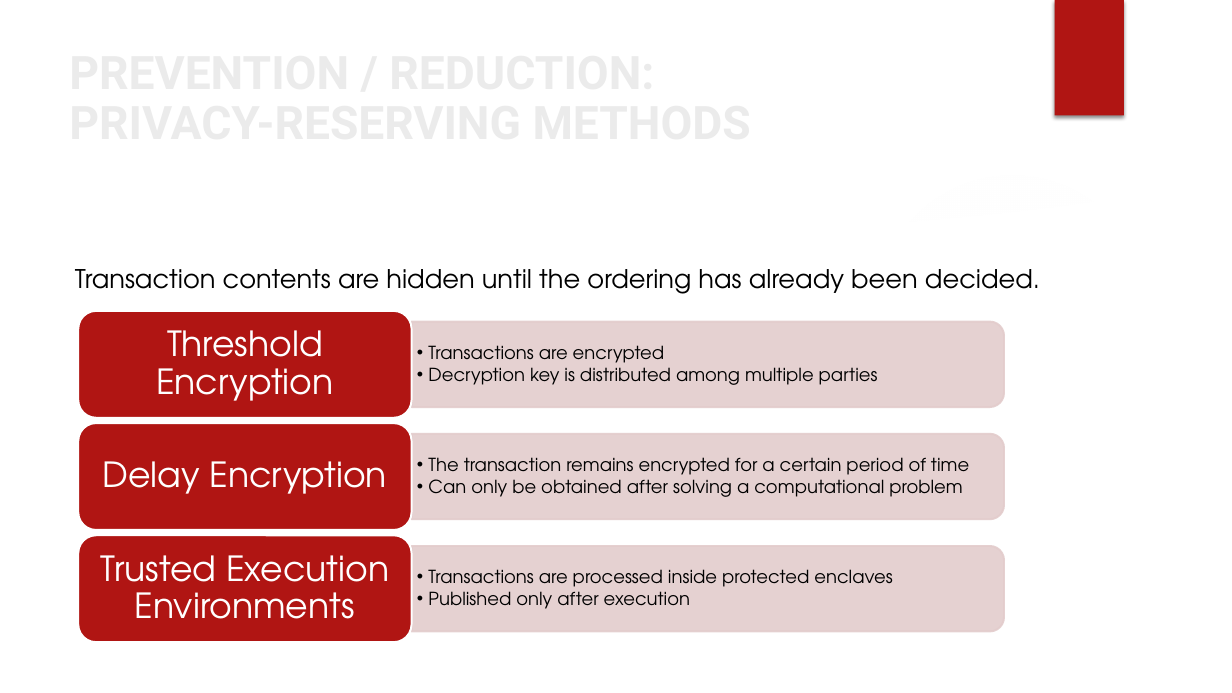
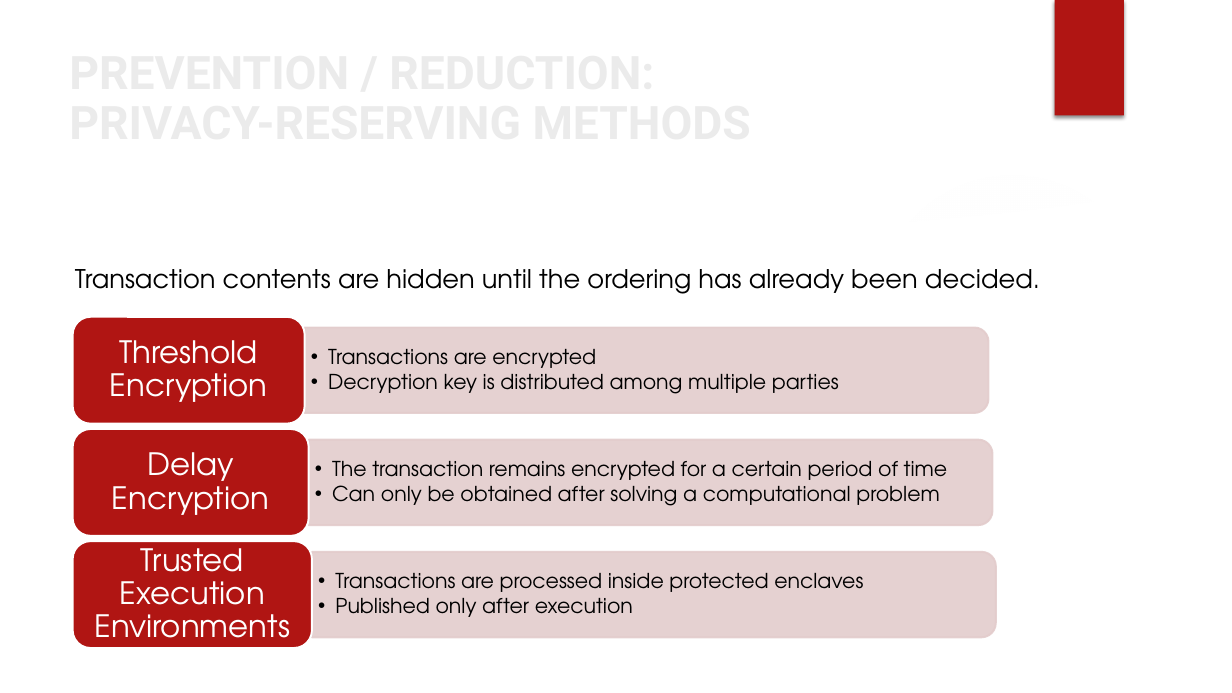
Before and after one commit to CamillaMagistrello/DECENTRALIZED_SYSTEM, a slide deck: slide 7 of SEMINARIO/MEV.pptx. Drawn at 1232x693 pixels with LibreOffice and Linux fonts; fonts in the diff are those of the drawing; background and template pictures are left out. Boxes give left, top, right and bottom in pixels: in the first picture for what was removed or moved away, otherwise in the second. Text is boxed around its words. In the diff, an @@ line names an element or a change of style, - is before the commit and + after.

```diff
--- a/SEMINARIO/MEV.pptx
+++ b/SEMINARIO/MEV.pptx
@@ rounded rectangle resized from (x1=79, y1=311, x2=412, y2=419) to (x1=73, y1=317, x2=305, y2=424) @@
@@ size 27 to 24 pt; less space between paragraphs in 3 elements at (x1=95, y1=539, x2=290, y2=652), (x1=112, y1=452, x2=270, y2=515), (x1=110, y1=340, x2=268, y2=402) @@
@@ text "Threshold Encryption" moved from (x1=156, y1=330, x2=333, y2=401) to (x1=110, y1=340, x2=268, y2=402) @@
@@ round same rect resized from (x1=412, y1=322, x2=1005, y2=408) to (x1=305, y1=328, x2=989, y2=414) @@
@@ text "Transactions are encrypted" moved from (x1=428, y1=345, x2=878, y2=385) to (x1=328, y1=349, x2=839, y2=394) @@
@@ rounded rectangle resized from (x1=79, y1=423, x2=412, y2=531) to (x1=73, y1=429, x2=309, y2=536) @@
@@ text "The transaction remains encrypted for ..." moved from (x1=428, y1=457, x2=969, y2=497) to (x1=332, y1=461, x2=948, y2=506) @@
@@ round same rect resized from (x1=412, y1=433, x2=1005, y2=519) to (x1=309, y1=439, x2=993, y2=525) @@
@@ rounded rectangle resized from (x1=79, y1=535, x2=412, y2=642) to (x1=73, y1=542, x2=312, y2=649) @@
@@ size 14 to 16 pt; indent changed in 3 elements at (x1=332, y1=461, x2=948, y2=506), (x1=328, y1=349, x2=839, y2=394), (x1=335, y1=573, x2=863, y2=617) @@
@@ text "Transactions are processed inside protected ..." moved from (x1=428, y1=569, x2=892, y2=609) to (x1=335, y1=573, x2=863, y2=617) @@
@@ round same rect resized from (x1=412, y1=546, x2=1005, y2=632) to (x1=312, y1=551, x2=996, y2=637) @@
```
Also in this commit, not shown: 7 other slides changed.
